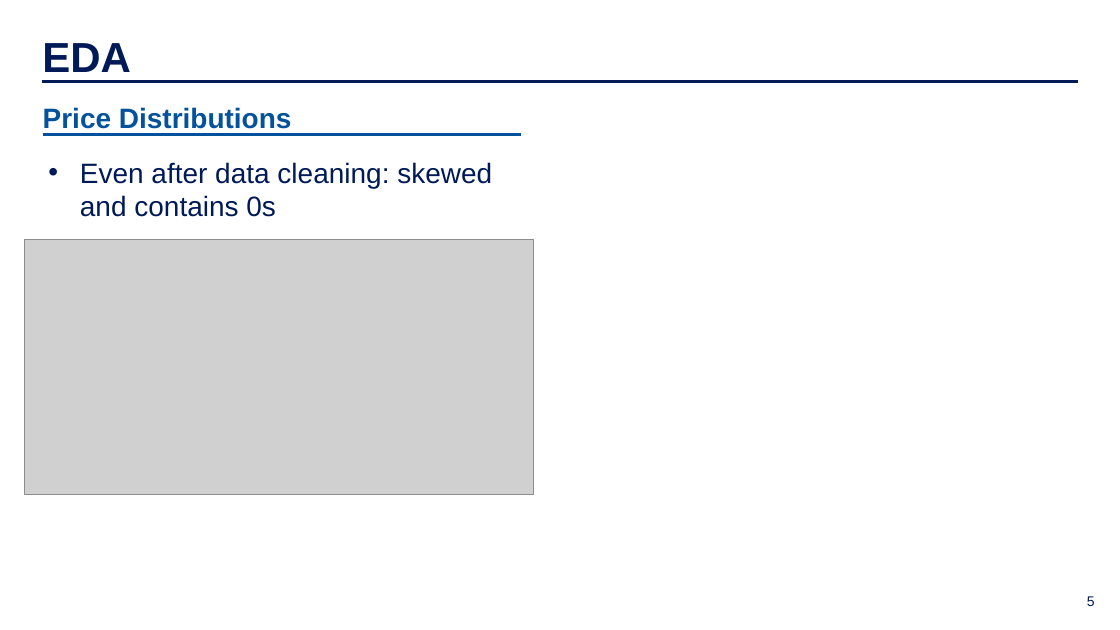
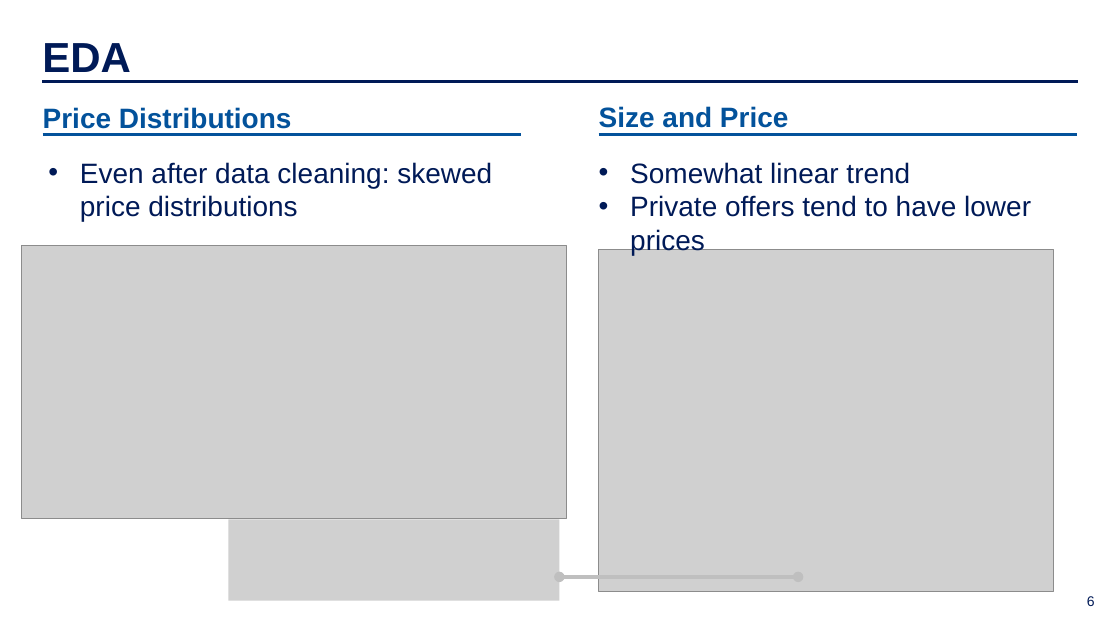
Before and after one commit to moritzwilksch/BerlinRealEstatePrices, a slide deck: slide 6 of documents/slide_deck.pptx (slide 5 before the commit). Drawn at 1120x630 pixels with LibreOffice and Linux fonts; fonts in the diff are those of the drawing; grey boxes stand for pictures; background and template pictures are left out. Boxes give left, top, right and bottom in pixels: in the first picture for what was removed or moved away, otherwise in the second. Text is boxed around its words. In the diff, an @@ line names an element or a change of style, - is before the commit and + after.

```diff
--- a/documents/slide_deck.pptx
+++ b/documents/slide_deck.pptx
@@ text added at box(599, 106, 788, 128), 24 pt, text #03529B, bold @@
+Size and Price
@@ line added from (599, 134) to (1077, 134), #03529B 2.25 pt @@
@@ text at box(80, 162, 492, 221): text changed @@
-• Even after data cleaning: skewed and contains 0s
+• Even after data cleaning: skewed price distributions
@@ text added at box(630, 162, 1031, 255), 24 pt, text #001A57 @@
+• Somewhat linear trend
+• Private offers tend to have lower prices
@@ picture: place and size @@
-picture at box(24, 239, 534, 494)
+picture at box(21, 245, 566, 518)
@@ picture added at box(599, 250, 1054, 591) @@
@@ picture added at box(229, 519, 560, 601) @@
@@ double arrow added from (560, 577) to (798, 577), #BFBFBF 3 pt @@
@@ page number at box(1087, 596, 1095, 606): text changed @@
-5
+6
```
Also in this commit, not shown: 1 other slide changed, 3 slides added, 1 slide removed, 9 other files.
